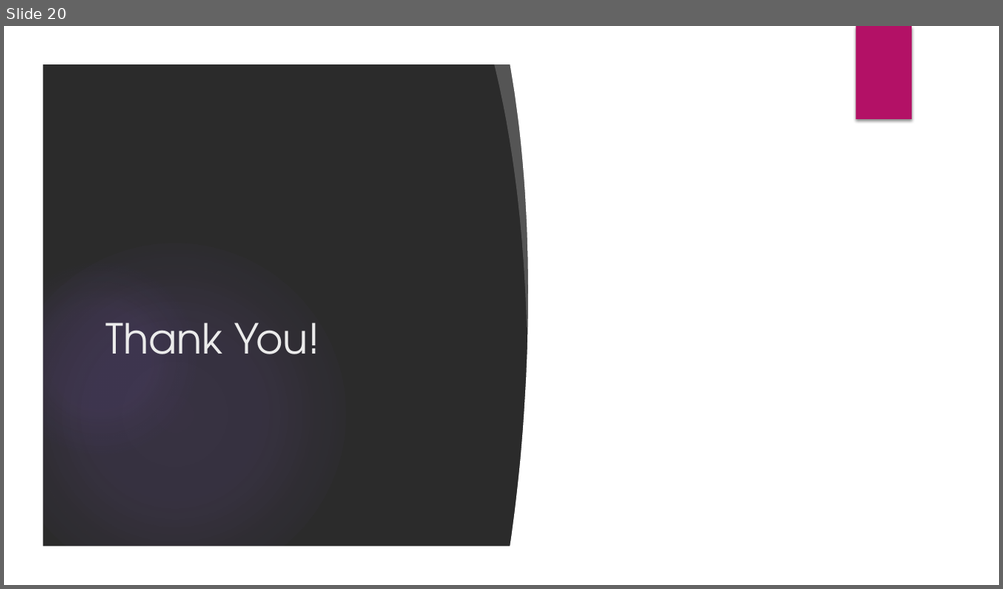
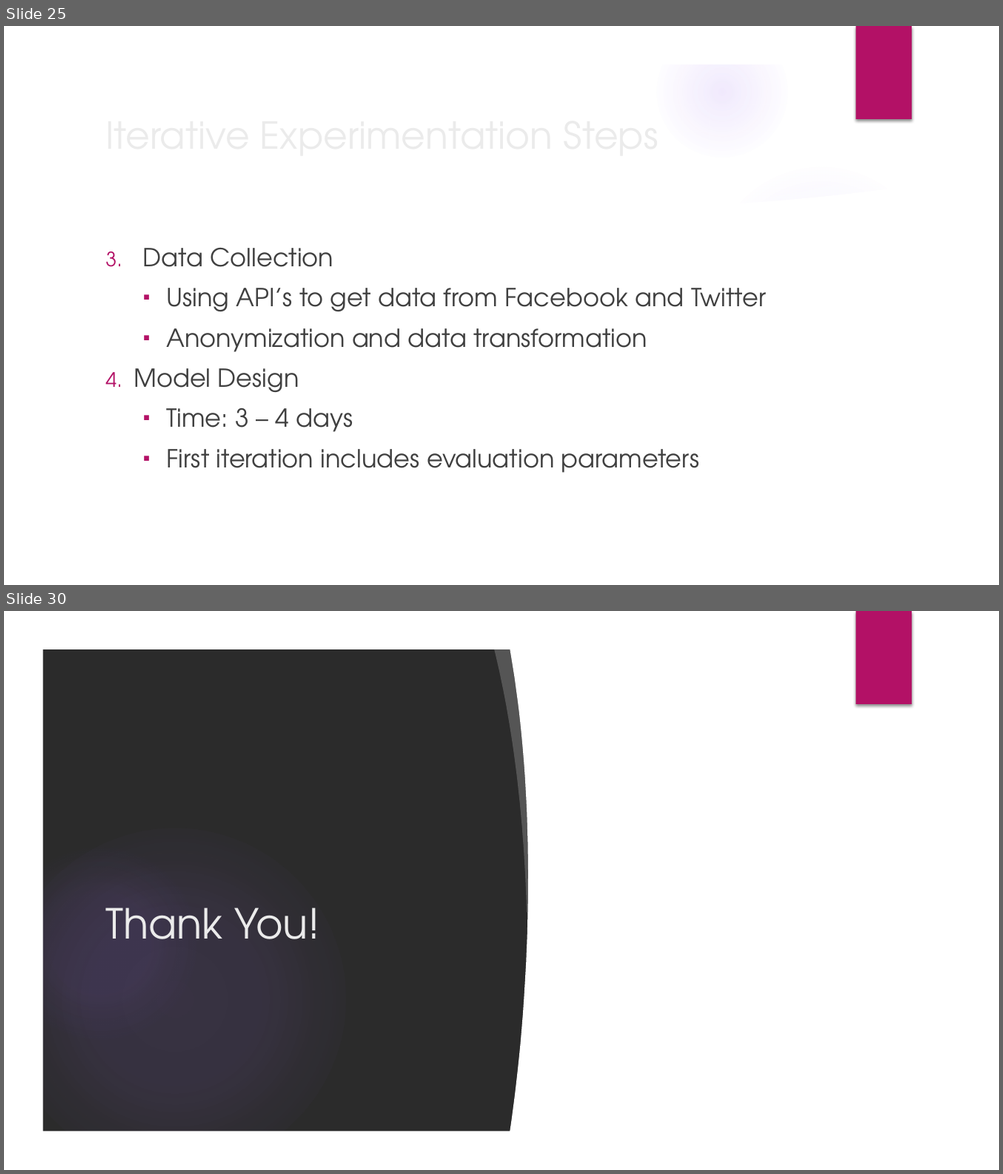
Before and after one commit to JNM-2T17/STMETRE, a slide deck: STMETRE_FernandezPobleteSanPedroTan_Presentation_v4.pptx. Shown one above the other, each under a label of ours: slide 20 before the commit, slides 25 and 30 after it; the slides between them are not shown. The pictures are 1003x589 and 1003x1174 pixels, drawn with LibreOffice and Linux fonts; fonts in the diff are those of the drawing; background and template pictures are left out; a plain dark background stands for a picture behind light text. Boxes give left, top, right and bottom in pixels: in the first picture for what was removed or moved away, otherwise in the second. Text is boxed around its words. In the diff, an @@ line names an element or a change of style, - is before the commit and + after.

```diff
--- a/STMETRE_FernandezPobleteSanPedroTan_Presentation_v4.pptx
+++ b/STMETRE_FernandezPobleteSanPedroTan_Presentation_v4.pptx
@@ slide 25 added at [4,26,999,585], background picture (left out); not listed: 6 template elements that a slide beside it also shows @@
@@ title added at [98,105,813,163], 36 pt, text #EBEBEB @@
+Iterative Experimentation Steps
@@ freeform shape added at [696,150,967,232], fill #FFFFFF at 20% opacity @@
@@ freeform shape added at [41,178,962,548], fill #FFFFFF @@
@@ ellipse added at [706,163,936,392], fill gradient #9B6BF2 @@
@@ text added at [134,247,765,473], 24 pt, text #404040 @@
+3. Data Collection
+  ▪ Using API’s to get data from Facebook and Twitter
+  ▪ Anonymization and data transformation
+4. Model Design
+  ▪ Time: 3 – 4 days
+  ▪ First iteration includes evaluation parameters
@@ what was slide 20 is now slide 30 @@
```
Also in this commit, not shown: 4 slides changed, 9 other slides added, 9 other files.
